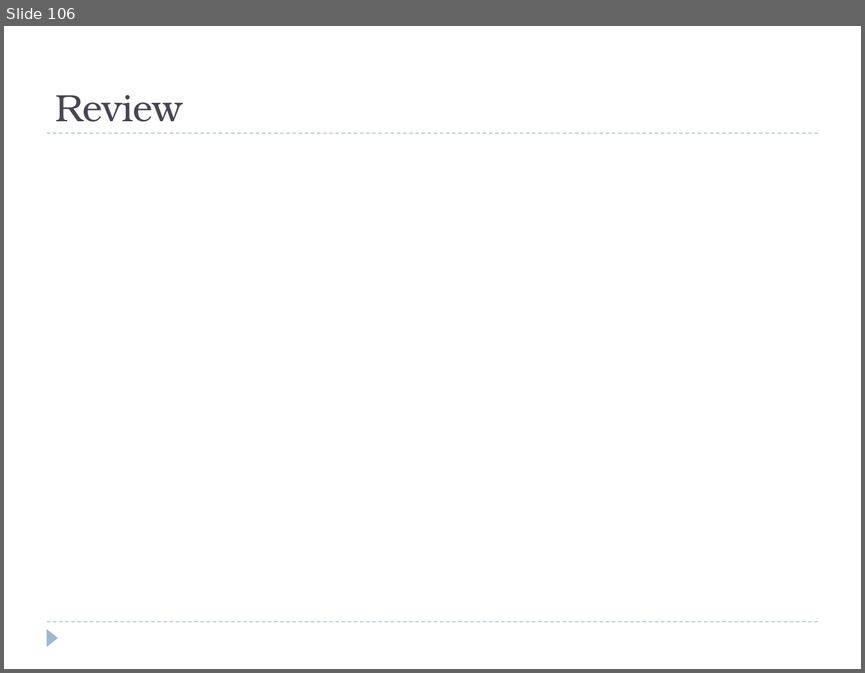
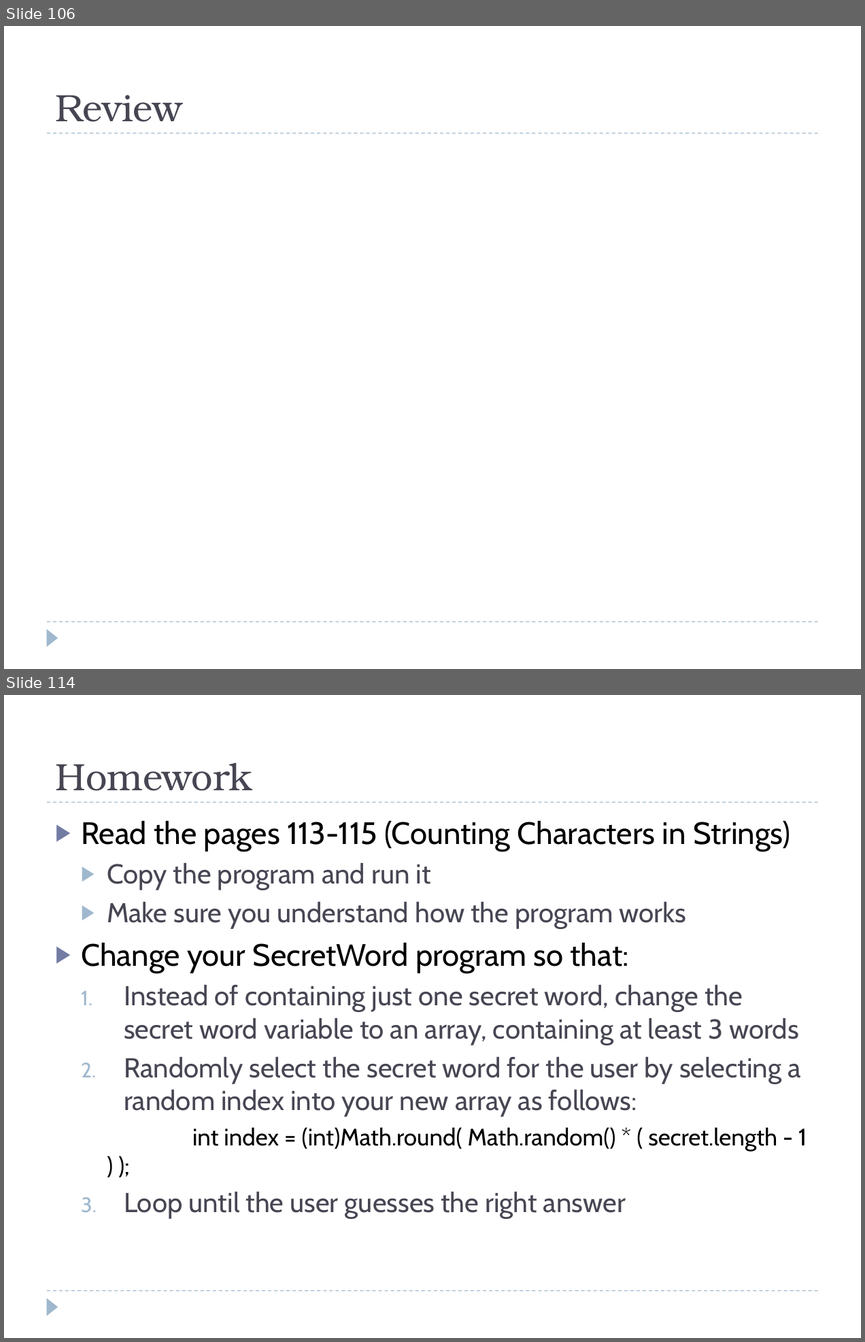
Before and after one commit to bcraig108/JavaClass_2013_Summer, a slide deck: Introduction to Java Programming.pptx. Shown one above the other, each under a label of ours: slide 106 before the commit, slides 106 and 114 after it; the slides between them are not shown. The pictures are 865x673 and 865x1342 pixels, drawn with LibreOffice and Linux fonts; fonts in the diff are those of the drawing; background and template pictures are left out. Boxes give left, top, right and bottom in pixels: in the first picture for what was removed or moved away, otherwise in the second. Text is boxed around its words. In the diff, an @@ line names an element or a change of style, - is before the commit and + after.

```diff
--- a/Introduction to Java Programming.pptx
+++ b/Introduction to Java Programming.pptx
@@ slide 114 added at <box>4,695,861,1338</box>, background #FFFFFF; not listed: 3 template elements that a slide beside it also shows @@
@@ title added at <box>55,763,252,791</box>, 32 pt, text #464653 @@
+Homework
@@ text added at <box>81,821,806,1218</box>, 23 pt, text #464653 @@
+▶ Read the pages 113-115 (Counting Characters in Strings)
+  ▶ Copy the program and run it
+  ▶ Make sure you understand how the program works
+▶ Change your SecretWord program so that:
+  1. Instead of containing just one secret word, change the secret word variable to an array, containing at least 3 words
+  2. Randomly select the secret word for the user by selecting a random index into your new array as follows:
+    int index = (int)Math.round( Math.random() * ( secret.length - 1 ) );
+  3. Loop until the user guesses the right answer
```
Also in this commit, not shown: 1 slide changed, 6 other slides added, 1 other file.
